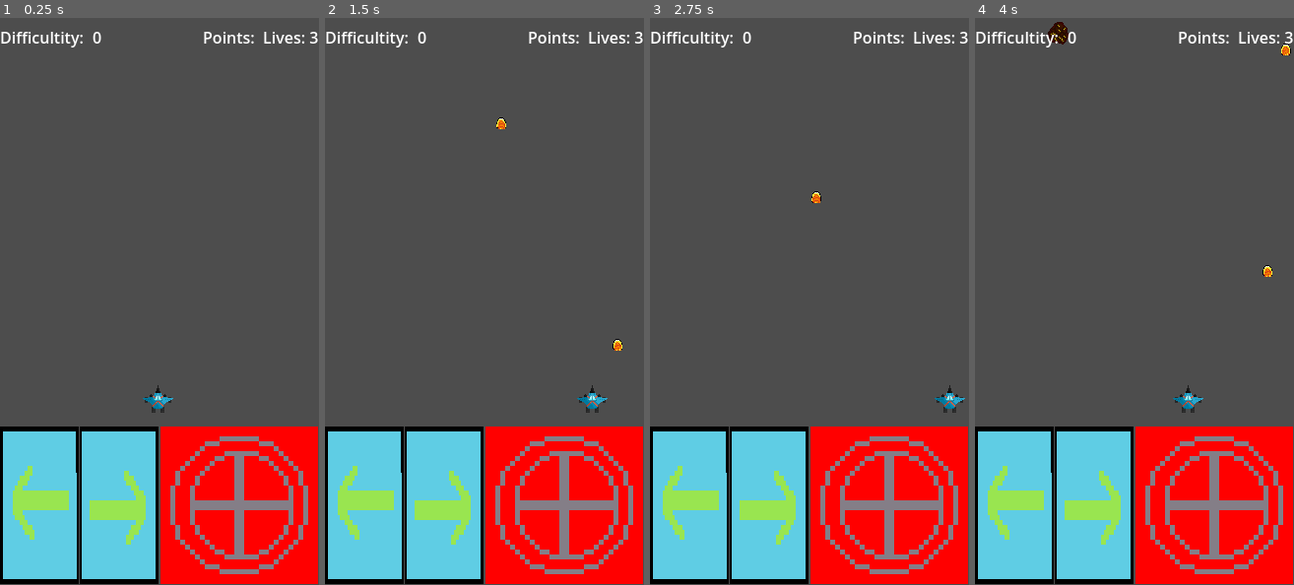
Above: before the commit, frames 1-4 (left to right).
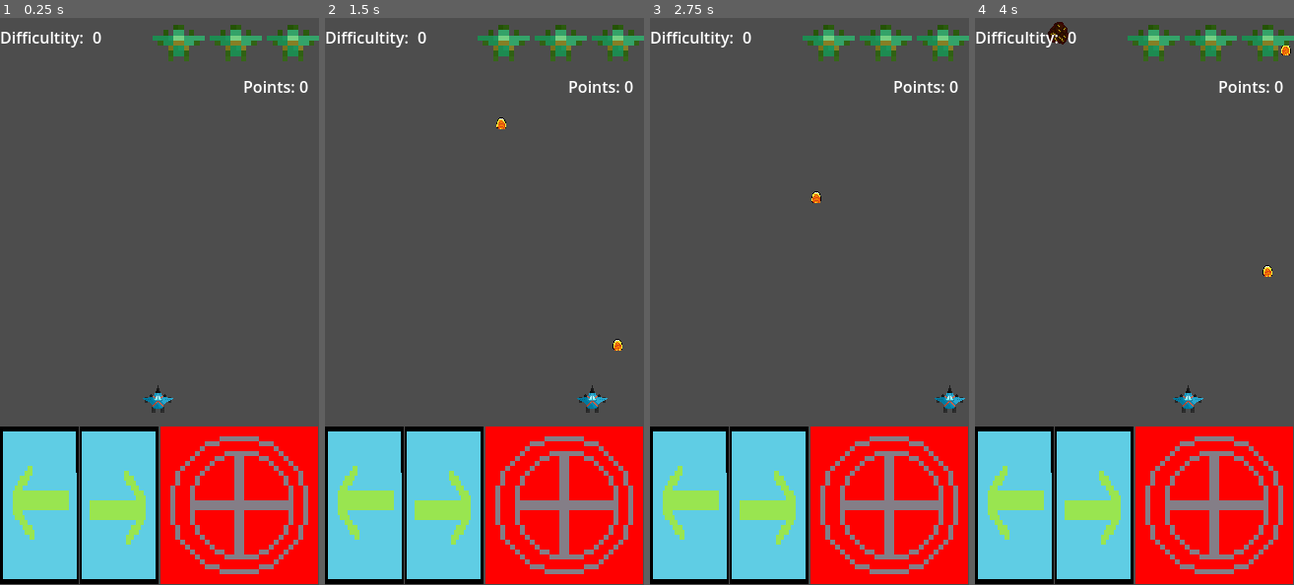
Above: after the commit, the same moments.

Repository: SaternDev/Saturn-Star-Fight-2
Game: Godot game, scene res://Scenes/MainLevel.tscn
The game is run twice, just before and just after one commit, with the same random seed, the same clock (stepped at 60 frames per second) and the same inputs.
Inputs:
- Up to frame 1 (0.25 s): no input
- Up to frame 2 (1.5 s): tap Enter at 0.5 s; hold D (Derecha) 0.53-1.28 s; tap Space (Shoot) at 0.6, 1.35 s; hold A (Izquierda) from 1.28 s (still down)
- Up to frame 3 (2.75 s): release A (Izquierda) at 2.03 s; hold D (Derecha) from 2.03 s (still down); tap Space (Shoot) at 2.1 s
- Up to frame 4 (4 s): tap Space (Shoot) at 2.85, 3.6 s; release D (Derecha) at 3.53 s; hold A (Izquierda) from 3.53 s (still down)

The runs differ from the first frame. In frame 1, 1.8% of the frame differs, in the area x 47-100%, y 1-14%; in frame 2, 1.8%; in frame 3, 1.8%; in frame 4, 1.8%.

Commit message:
feat(ui): update HUD and add new menu interface
- Modify lives and points display
- Implement new menu system
- Enhance user interface elements

Diff:
--- a/Scripts/game_ui.gd
+++ b/Scripts/game_ui.gd
@@ -1,15 +1,25 @@
 extends CanvasLayer
 
-@onready var pointsLabel: Label = $GameUI/PointsAndLives/Points
+@onready var points_label: Label = $GameUI/Points/PointsLabel
 @onready var difficultity: Label = $GameUI/Difficultity/Difficultity
-@onready var lives: Label = $GameUI/PointsAndLives/Lives
+@onready var health_img: TextureRect = $GameUI/Lives/HealthImg
+
+const HEAL_BAR_SHIP_2 = preload("uid://dtd73qqtvw77m")
+const HEAL_BAR_SHIP_3 = preload("uid://dh328kf4nfkg1")
+const HEAL_BAR_SHIP_4 = preload("uid://qvpcil8hm5cl")
+
 
 func _on_game_controller_pointschanged(score) -> void:
-	pointsLabel.text = str("Points: ", score)
+	points_label.text = str("Points: ", score)
 
 func _on_game_controller_difficult_change(difficult) -> void:
 	difficultity.text = str(difficult)
 
 
 func _on_game_controller_hp_change(live) -> void:
-	lives.text = str("Lives: ", live)
+	if  live == 2:
+		health_img.texture = HEAL_BAR_SHIP_2
+	elif live == 1:
+		health_img.texture = HEAL_BAR_SHIP_3
+	else:
+		health_img.texture = HEAL_BAR_SHIP_4
--- /dev/null
+++ b/UI/game_over_menu.tscn
@@ -0,0 +1,10 @@
+[gd_scene format=3 uid="uid://be7ro0xlmjd0h"]
+
+[node name="GameOverMenu" type="CanvasLayer"]
+
+[node name="Container" type="Container" parent="."]
+anchors_preset = 15
+anchor_right = 1.0
+anchor_bottom = 1.0
+grow_horizontal = 2
+grow_vertical = 2
--- a/UI/game_ui.tscn
+++ b/UI/game_ui.tscn
@@ -1,4 +1,6 @@
-[gd_scene format=3 uid="uid://du8jrp4avdx0o"]
+[gd_scene load_steps=2 format=3 uid="uid://du8jrp4avdx0o"]
+
+[ext_resource type="Texture2D" uid="uid://csllpi5sn6o2x" path="res://Sprites/HealthBar/HealBarShip.png" id="1_mp46i"]
 
 [node name="game_ui" type="CanvasLayer"]
 
@@ -10,23 +12,21 @@
 grow_horizontal = 2
 grow_vertical = 2
 
-[node name="PointsAndLives" type="HBoxContainer" parent="GameUI"]
+[node name="Lives" type="HBoxContainer" parent="GameUI"]
 layout_mode = 1
 anchors_preset = 1
 anchor_left = 1.0
 anchor_right = 1.0
-offset_left = -40.0
-offset_bottom = 40.0
+offset_left = -169.0
+offset_top = 7.0
+offset_bottom = 44.0
 grow_horizontal = 0
 
-[node name="Points" type="Label" parent="GameUI/PointsAndLives"]
+[node name="HealthImg" type="TextureRect" parent="GameUI/Lives"]
 layout_mode = 2
-text = "Points: "
-horizontal_alignment = 1
-
-[node name="Lives" type="Label" parent="GameUI/PointsAndLives"]
-layout_mode = 2
-text = "Lives: 3"
+texture = ExtResource("1_mp46i")
+expand_mode = 3
+stretch_mode = 5
 
 [node name="Difficultity" type="HBoxContainer" parent="GameUI"]
 layout_mode = 0
@@ -40,3 +40,14 @@
 [node name="Difficultity" type="Label" parent="GameUI/Difficultity"]
 layout_mode = 2
 text = "0"
+
+[node name="Points" type="VBoxContainer" parent="GameUI"]
+layout_mode = 0
+offset_left = 247.0
+offset_top = 58.0
+offset_right = 314.0
+offset_bottom = 98.0
+
+[node name="PointsLabel" type="Label" parent="GameUI/Points"]
+layout_mode = 2
+text = "Points: 0"
Binary file added: Sprites/HealthBar/HealBarShip.png
Not shown, added: Sprites/HealthBar/HealBarShip.png.import
Binary file added: Sprites/HealthBar/HealBarShip2.png
Not shown, added: Sprites/HealthBar/HealBarShip2.png.import
Binary file added: Sprites/HealthBar/HealBarShip3.png
Not shown, added: Sprites/HealthBar/HealBarShip3.png.import
Binary file added: Sprites/HealthBar/HealBarShip4.png
Not shown, added: Sprites/HealthBar/HealBarShip4.png.import
